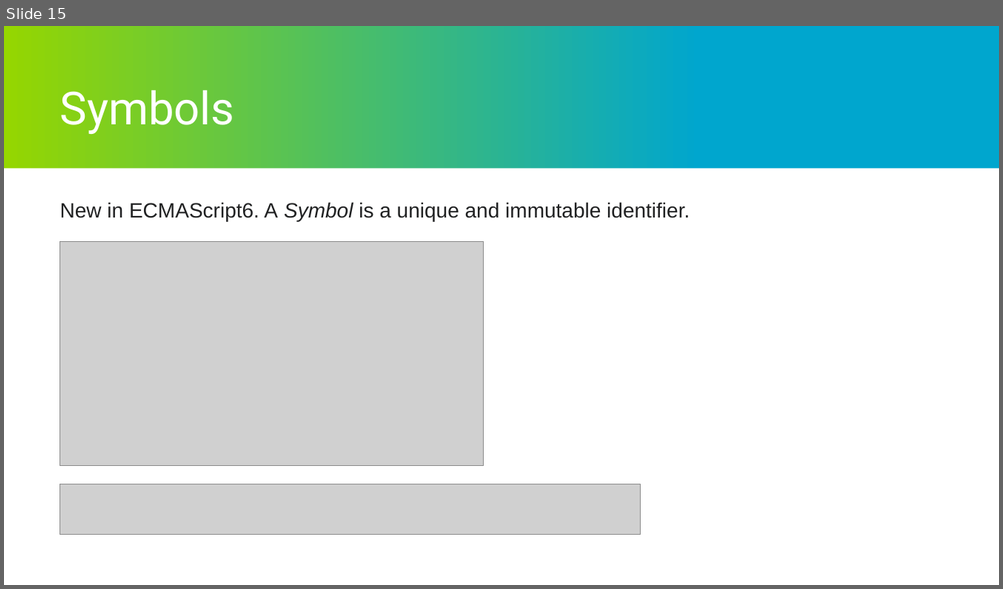
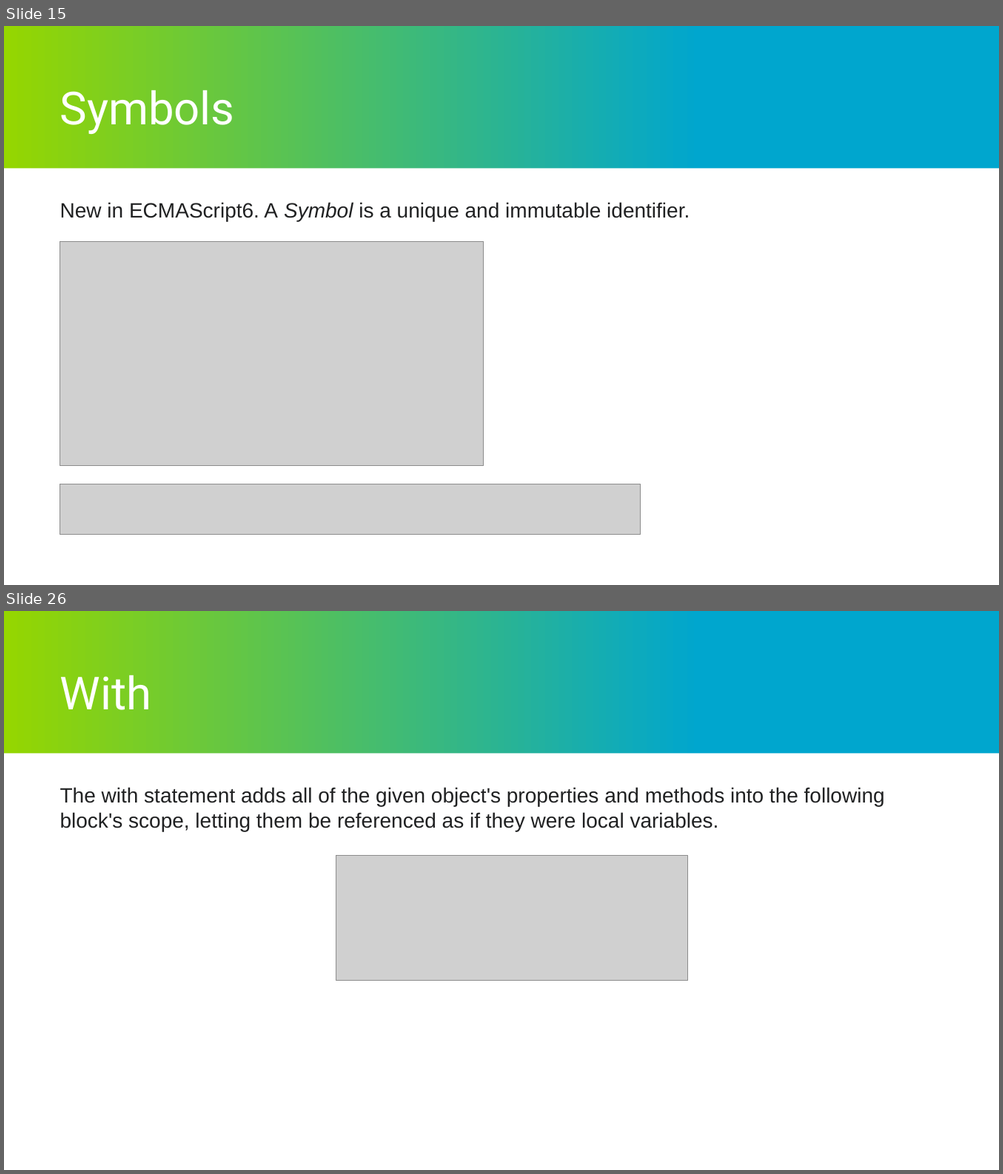
Before and after one commit to maksym-strus/presentations, a slide deck: Syntax.pptx. Shown one above the other, each under a label of ours: slide 15 before the commit, slides 15 and 26 after it; the slides between them are not shown. The pictures are 1003x589 and 1003x1174 pixels, drawn with LibreOffice and Linux fonts; fonts in the diff are those of the drawing; grey boxes stand for pictures; background and template pictures are left out. Boxes give left, top, right and bottom in pixels: in the first picture for what was removed or moved away, otherwise in the second. Text is boxed around its words. In the diff, an @@ line names an element or a change of style, - is before the commit and + after.

```diff
--- a/Syntax.pptx
+++ b/Syntax.pptx
@@ slide 26 added at box(4, 611, 999, 1170), background #000000; not listed: 2 template elements that a slide beside it also shows @@
@@ title added at box(60, 675, 152, 710), 44 pt, text #FFFFFF @@
+With
@@ text added at box(60, 787, 885, 832), 20 pt, text #202122 @@
+The with statement adds all of the given object's properties and methods into the following block's scope, letting them be referenced as if they were local variables.
@@ picture added at box(336, 856, 688, 981) @@
```
Also in this commit, not shown: 18 other slides added, 1 other file.
